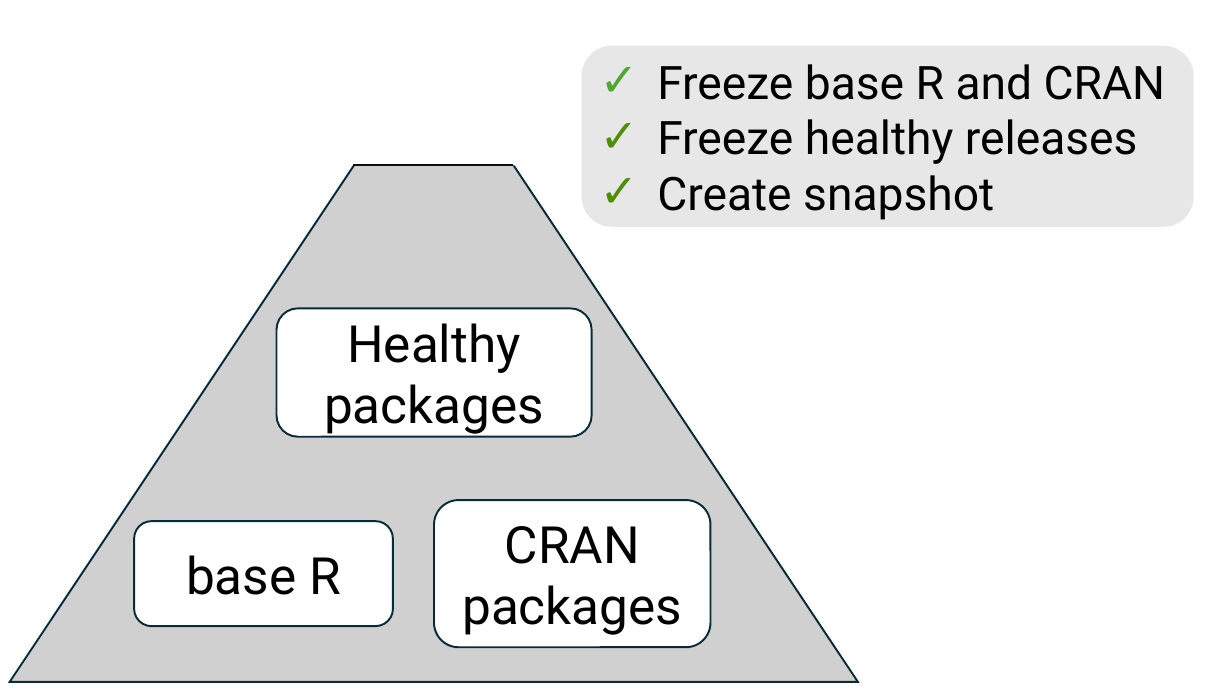
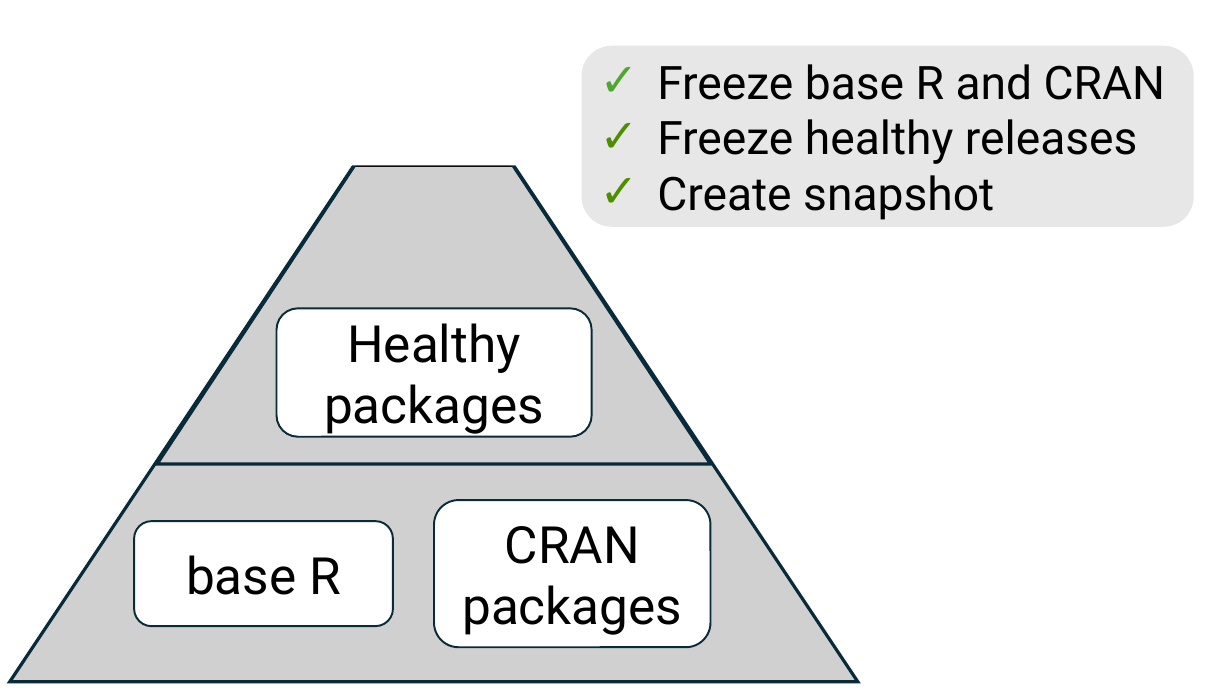
Before and after one commit to wlandau/posit2025, a slide deck: slide 5 of images/snapshot.pptx. Drawn at 1232x693 pixels with LibreOffice and Linux fonts; fonts in the diff are those of the drawing; grey boxes stand for pictures. Boxes give left, top, right and bottom in pixels: in the first picture for what was removed or moved away, otherwise in the second. Text is boxed around its words. In the diff, an @@ line names an element or a change of style, - is before the commit and + after.

```diff
--- a/images/snapshot.pptx
+++ b/images/snapshot.pptx
@@ picture added at (x1=10, y1=45, x2=859, y2=681) @@
@@ triangle added at (x1=157, y1=45, x2=711, y2=464), outline #092A39 2.5 pt @@
@@ line (353, 165) - (513, 165): stroke #0D0D0D 1.5 pt to #0D0D0D 3 pt @@
```
Also in this commit, not shown: 4 other slides changed, 5 other files.
